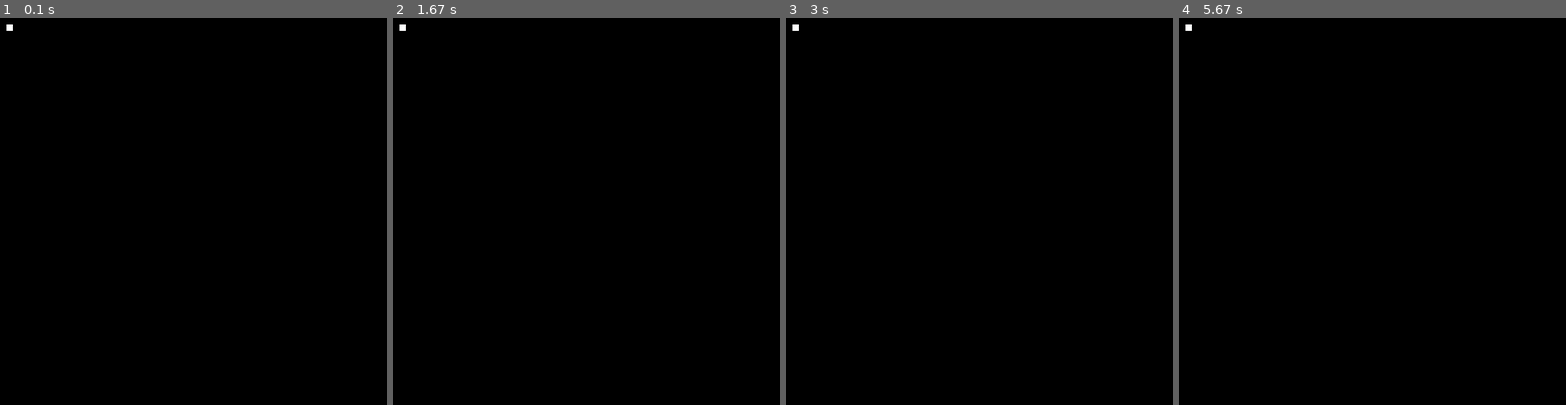
Above: before the commit, frames 1-4 (left to right).
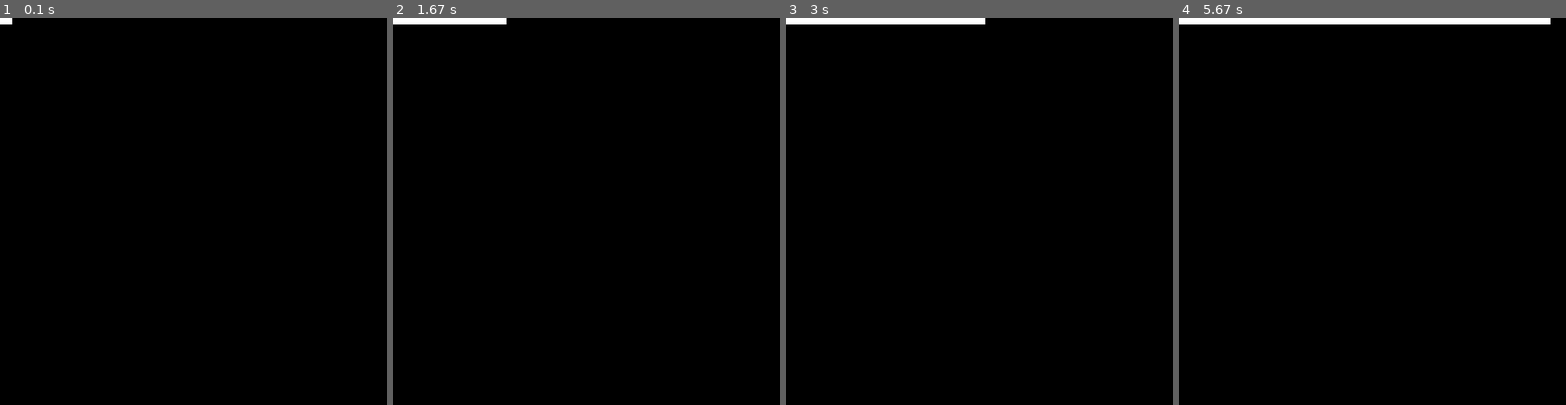
Above: after the commit, the same moments.

Repository: ArcanianArcher/Pygame-Arcade
Game: pygame game, started from Arcade.py
Two runs of this game, one before a commit and one after it. Both use one fixed random seed, a clock stepped at 60 frames per second and the inputs below.
Inputs:
- Up to frame 1 (0.1 s): no input
- Up to frame 2 (1.67 s): no input
- Up to frame 3 (3 s): no input
- Up to frame 4 (5.67 s): no input

The runs differ from the first frame. In frame 1, less than 0.1% of the frame differs, in the area x 0-4%, y 0-4%; in frame 2, 0.5%; in frame 3, 0.9%; in frame 4, 1.6%, in the area x 0-96%, y 0-4%.

Commit message:
got something kind of working

Diff:
--- a/Arcade.py
+++ b/Arcade.py
@@ -3,7 +3,7 @@
 # 2016
 # A collection of games built using pygame by the ICS4U-02 class, all running in a virtual arcade.
 
-import pygame, sys, os
+import pygame, sys, os, time
 from pygame.locals import *
 
 class arcade:
@@ -21,10 +21,10 @@
                 pygame.quit()
         pygame.event.pump()
 
-    def UI(self):
-        news = pygame.Surface((600,600))
-        news.fill((255,255,255),(10,10,10,10))
-        arcade.Draw((news, 0, 0))
+    def UI(self, x):
+        news = pygame.Surface((10,10))
+        news.fill((255,255,255),(0,0,10,10))
+        arcade.Draw((news, x, 0))
 
     #Framework
     def GetEvent():
@@ -48,14 +48,15 @@
     def isColliding(obj1,obj2):
         return obj1.colliderect(obj2)
 
-
     def Draw(self, *args): #arg is (object, x, y)
         update_areas = []
         for arg in args:
-            print(arg)
             self.screen.blit(arg[0],(arg[1],arg[2]))
-            update_areas.append(pygame.Surface.get_rect(arg[0]))
+            area = pygame.Surface.get_rect(arg[0])
+            area[0], area[1] = arg[1], arg[2]
+            update_areas.append(area)
         pygame.display.update(update_areas) #only update areas that requires it
+        time.sleep(.01)
 
         '''
         events = pygame.events.get()
@@ -84,7 +85,8 @@
     pygame.mixer.init(22050,-16,2,1024)
     pygame.display.set_caption(os.path.basename(__file__).split('.')[0])
     arcade = arcade()
-
+    i = 0
     while True:
-        arcade.UI()
+        arcade.UI(i)
+        i += 1
         arcade.InputEvents()
